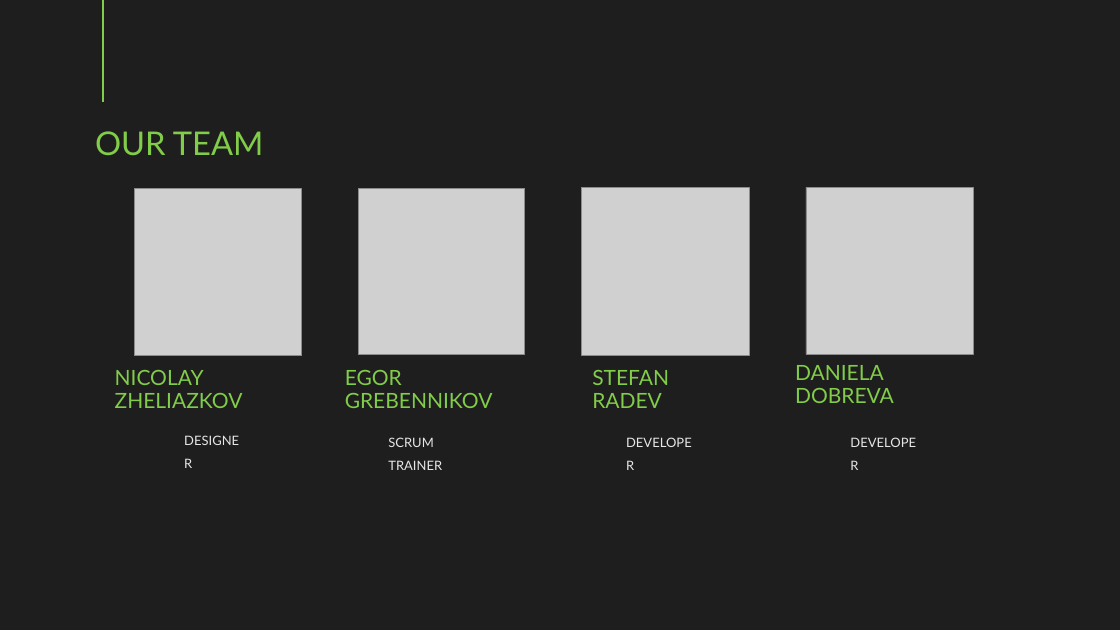
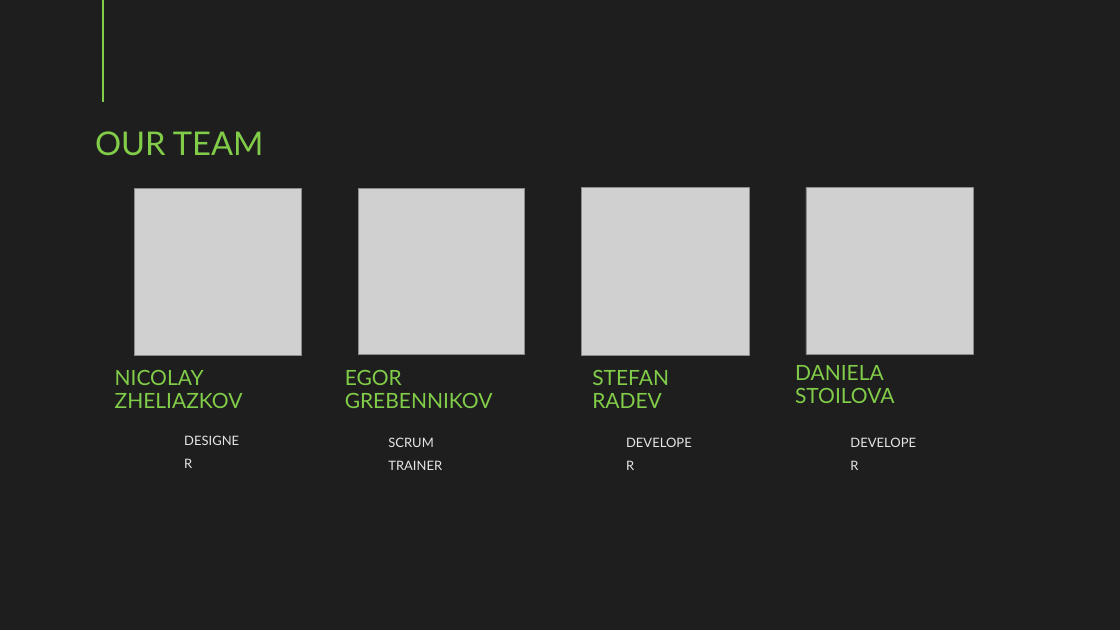
Before and after one commit to EgorGrebenikov/Eco_World-final-, a slide deck: slide 3 of documents/Ecoworld.pptx. Drawn at 1120x630 pixels with LibreOffice and Linux fonts; fonts in the diff are those of the drawing; grey boxes stand for pictures. Boxes give left, top, right and bottom in pixels: in the first picture for what was removed or moved away, otherwise in the second. Text is boxed around its words. In the diff, an @@ line names an element or a change of style, - is before the commit and + after.

```diff
--- a/documents/Ecoworld.pptx
+++ b/documents/Ecoworld.pptx
@@ text at [795,365,895,403]: text changed @@
-DANIELA DOBREVA
+DANIELA STOILOVA
```
Also in this commit, not shown: 2 other files.
